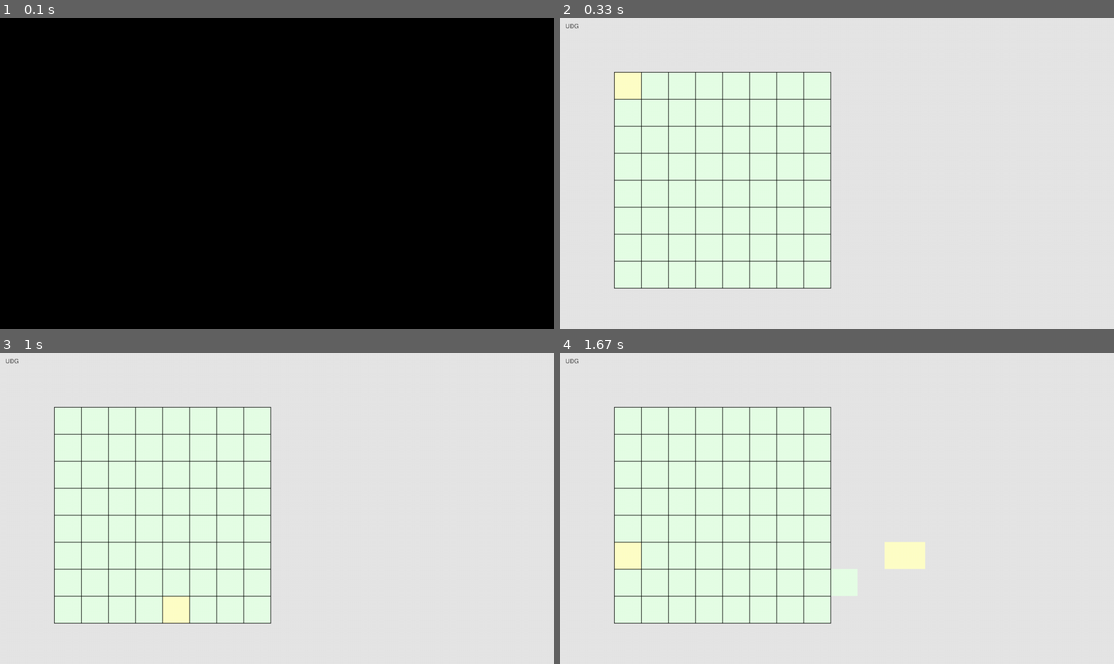
Above: before the commit, frames 1-4 (two rows, left to right).
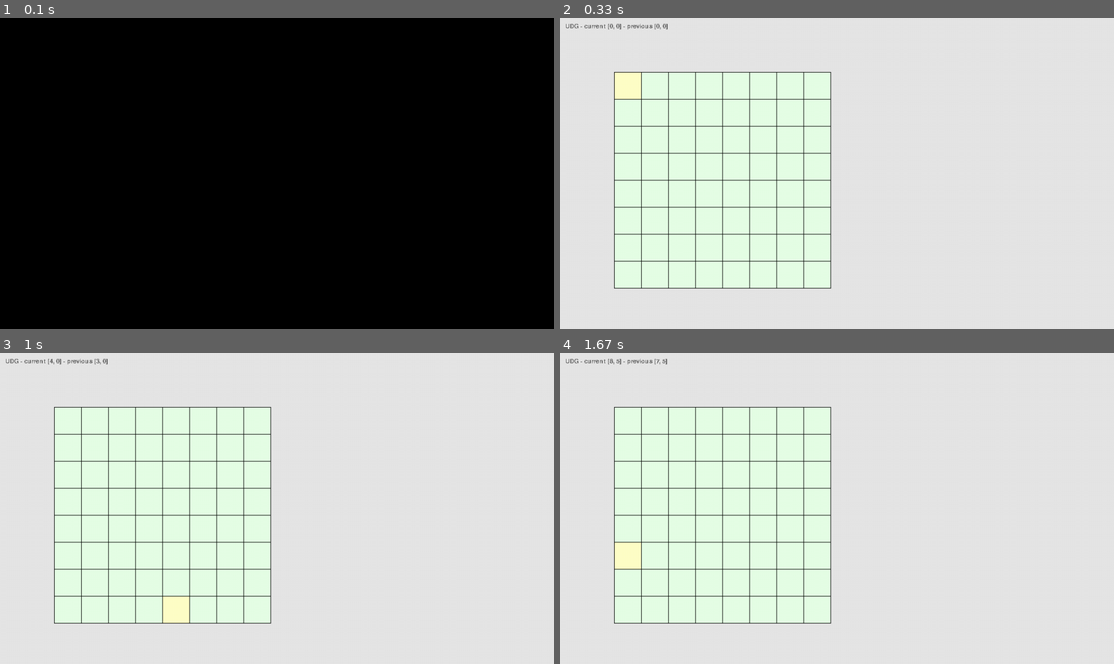
Above: after the commit, the same moments.

Repository: rodrigodub/Output
Game: pygame game, started from ProgramacaoDeJogos/UDG.py
Same seed, same stepped clock (60 frames per second), same inputs: the game is played once before the commit and once after it.
Inputs:
- Up to frame 1 (0.1 s): no input
- Up to frame 2 (0.33 s): no input
- Up to frame 3 (1 s): hold Right 0.33-0.8 s; hold Up from 0.83 s (still down)
- Up to frame 4 (1.67 s): release Up at 1.13 s; hold Right 1.17-1.63 s

Frame 1 is identical in both runs. In frame 2, 0.1% of the frame differs, in the area x 3-20%, y 1-4%; in frame 3, 0.1%; in frame 4, 1.1%, in the area x 3-66%, y 1-79%.

Commit message:
UDG: cursor is finally moving fine
# v2.131
# 20180204

Diff:
--- a/ProgramacaoDeJogos/UDG.py
+++ b/ProgramacaoDeJogos/UDG.py
@@ -6,7 +6,7 @@
 # Usage:
 # > python3 UDG.py
 #
-# v2.130
+# v2.131
 # 20180204
 #################################################
 __author__ = 'Rodrigo Nobrega'
@@ -20,6 +20,13 @@
 # import math
 
 
+# Global variables
+BLACK = (0, 0, 0)
+BACKGROUND = (230, 230, 230)
+PIXELCOLOR = (230, 255, 230)
+HIGHLIGHT = (255, 255, 200)
+
+
 # load image function
 def load_image(file):
     path = os.path.join('images', file)
@@ -39,7 +46,7 @@
     def __init__(self, image_file=None):
         # physical parameters
         self.size = (1024, 576)
-        self.bgcolour = [230, 230, 230]
+        self.bgcolour = BACKGROUND
         # the canvas
         self.display = pygame.display.set_mode(self.size)
         self.title = pygame.display.set_caption('User Defined Graphics app')
@@ -75,14 +82,14 @@
 
     def drawgrid(self, scr):
         for i in range(100, 550, 50):
-            pygame.draw.line(scr.display, (0, 0, 0), (i, 100), (i, 500))
-            pygame.draw.line(scr.display, (0, 0, 0), (100, i), (500, i))
+            pygame.draw.line(scr.display, BLACK, (i, 100), (i, 500))
+            pygame.draw.line(scr.display, BLACK, (100, i), (500, i))
 
     def pixelcolor(self, i, j):
         if self.array[i, j] == 0:
-            return (230, 255, 230)
+            return PIXELCOLOR
         else:
-            return (0, 0, 0)
+            return BLACK
 
 
 # the cursor
@@ -95,38 +102,58 @@
     def move(self):
         keys = pygame.key.get_pressed()
         if keys[K_UP]:
-            self.posprev[1] = self.pos[1]
+            self.posprev = [i for i in self.pos]
             self.pos[1] -= 1
             if self.pos[1] < 0:
                 self.pos[1] = 7
         if keys[K_DOWN]:
-            self.posprev[1] = self.pos[1]
+            self.posprev = [i for i in self.pos]
             self.pos[1] += 1
             if self.pos[1] > 7:
                 self.pos[1] = 0
         if keys[K_LEFT]:
-            self.posprev[0] = self.pos[0]
+            self.posprev = [i for i in self.pos]
             self.pos[0] -= 1
             if self.pos[0] < 0:
                 self.pos[0] = 8
         if keys[K_RIGHT]:
-            self.posprev[0] = self.pos[0]
+            self.posprev = [i for i in self.pos]
             self.pos[0] += 1
             if self.pos[0] > 8:
                 self.pos[0] = 0
 
     def draw(self, scr):
         if self.pos[0] < 8:
-            pygame.draw.rect(scr.display, (230, 255, 230)
+            # clears previous on the grid and on the codes
+            pygame.draw.rect(scr.display, PIXELCOLOR
                              , ((self.posprev[0] * 50 + 100), (self.posprev[1] * 50 + 100)
                                 , (self.size[0][0]), (self.size[0][1]))
                              , 0)
-            pygame.draw.rect(scr.display, (255, 255, 200)
+            pygame.draw.rect(scr.display, BACKGROUND
+                             , ((600), (self.pos[1] * 50 + 100)
+                                , (self.size[1][0]), (self.size[1][1]))
+                             , 0)
+            pygame.draw.rect(scr.display, BACKGROUND
+                             , ((500), (self.pos[1] * 50 + 100)
+                                , (self.size[0][0]), (self.size[0][1]))
+                             , 0)
+            # draws current
+            pygame.draw.rect(scr.display, HIGHLIGHT
                              , ((self.pos[0]*50 + 100), (self.pos[1]*50 + 100)
                                 , (self.size[0][0]), (self.size[0][1]))
                              , 0)
         else:
-            pygame.draw.rect(scr.display, (255, 255, 200)
+            # clears previous
+            pygame.draw.rect(scr.display, BACKGROUND
+                             , ((600), (self.posprev[1] * 50 + 100)
+                                , (self.size[1][0]), (self.size[1][1]))
+                             , 0)
+            pygame.draw.rect(scr.display, BACKGROUND
+                             , ((500), (self.pos[1] * 50 + 100)
+                                , (self.size[0][0]), (self.size[0][1]))
+                             , 0)
+            # draws current
+            pygame.draw.rect(scr.display, HIGHLIGHT
                              , ((self.pos[0] * 50 + 200), (self.pos[1] * 50 + 100)
                                 , (self.size[1][0]), (self.size[1][1]))
                              , 0)
@@ -145,7 +172,8 @@
         clk.tick(10)
         # write text
         # scr.display.blit(scr.image, (120, 5, 50, 30), (120, 5, 50, 30))
-        scr.display.blit(writetext(fnt, 'UDG', (100, 100, 100)), (10, 10))
+        pygame.draw.rect(scr.display, BACKGROUND, (0, 0, 500, 40), 0)
+        scr.display.blit(writetext(fnt, 'UDG - current {} - previous {}'.format(csr.pos, csr.posprev), (100, 100, 100)), (10, 10))
         # draw pixels
         grd.drawpixels(scr)
         # draw cursor
